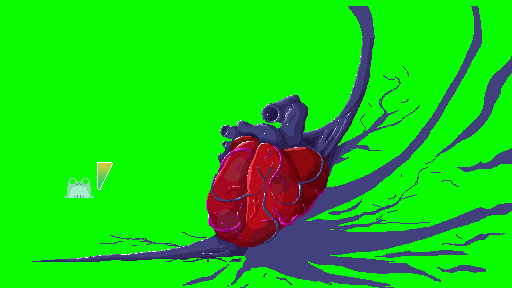
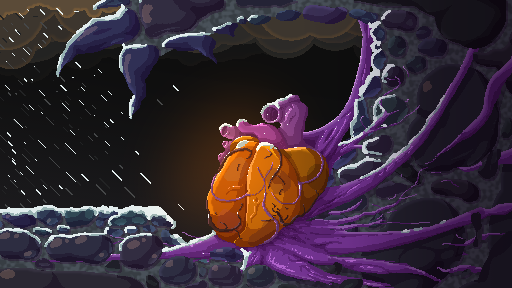
Two versions of the same layered image (512x288). Layer-by-layer changes:
hid "Calque 27" over [0, 0, 512, 288]
added layer "Calque 42" (addition, 21%) above "Calque 45" over [106, 34, 353, 288]
added layer "Calque 28" above "Neige" over [0, 0, 454, 284]
added layer "Neige" above "Coeur" over [0, 0, 446, 271]
added layer "Calque 29" (overlay, 50%) in group "PartiesPrincipales" over [0, 0, 512, 288]
added layer "Calque 31" (overlay, 50%) in group "PartiesSecondaires" over [0, 0, 512, 288]
added layer "Calque 35" (overlay, 20%) in group "artere1" over [0, 0, 512, 288]
added layer "Calque 34" (lighten, 20%) in group "artere1 Copie" over [0, 0, 512, 288]
added layer "Calque 33" (overlay, 30%) in group "artere1 Copie 2" over [0, 0, 512, 288]
painted on "Calque 10 Copie 3" over [147, 4, 476, 284]
painted on "Calque 18 Copie 9" over [145, 5, 512, 277]
painted on "Calque 18 Copie 10" over [101, 0, 512, 288]
added layer "Calque 32" (lighten, 20%) in group "ArteresFond1" over [0, 0, 512, 288]
painted on "Calque 17 Copie 3" over [32, 6, 512, 288]
added group "Walls" with 9 layers above "Calque 3" over [0, 0, 512, 288]
added layer "Calque 43" (addition, 17%) in group "Walls" over [0, 4, 432, 279]
added layer "Calque 38 Copie" (multiply, 30%) in group "Walls" over [1, 0, 512, 288]
added layer "Calque 38" (multiply, 30%) in group "Walls" over [0, 0, 512, 288]
added layer "Calque 44" (overlay, 30%) in group "Walls" over [0, 0, 512, 288]
added layer "Calque 37" in group "Walls" over [0, 0, 512, 288]
added layer "Calque 39" (multiply, 30%) in group "Walls" over [1, 1, 512, 288]
added layer "Calque 41" (multiply, 24%) in group "Walls" over [0, 0, 512, 288]
added layer "Calque 36" in group "Walls" over [0, 0, 512, 288]
added layer "Final Copie" above "Calque 8" over [0, 0, 512, 288]
…and 15 more changes (3 added, 1 opacity, 8 painted, 3 visibility)
